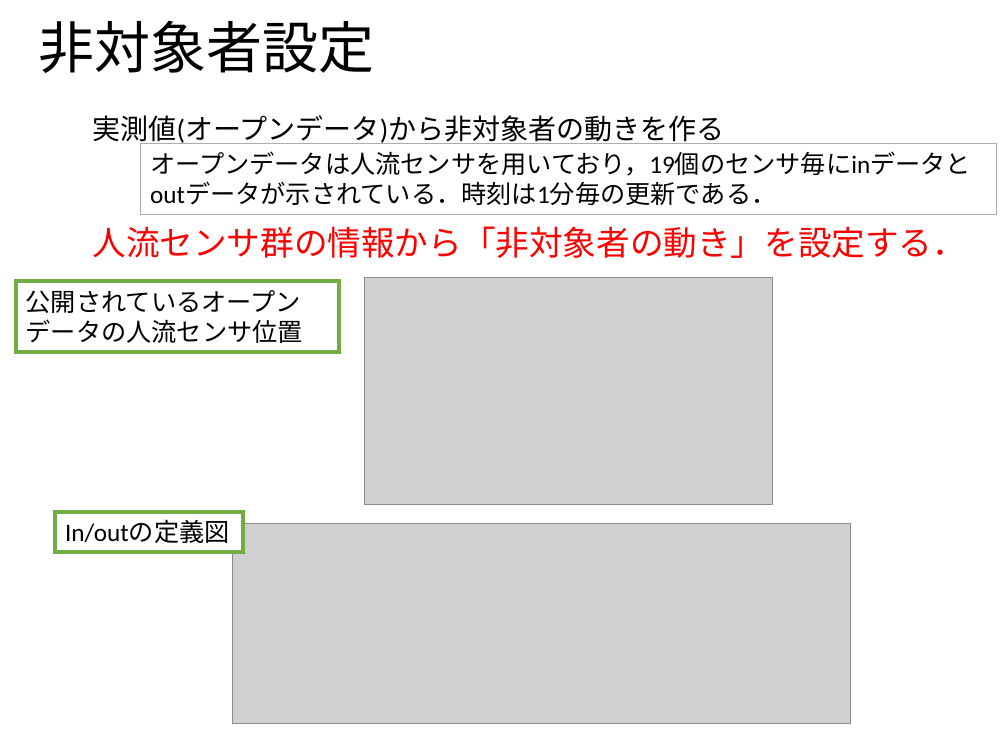
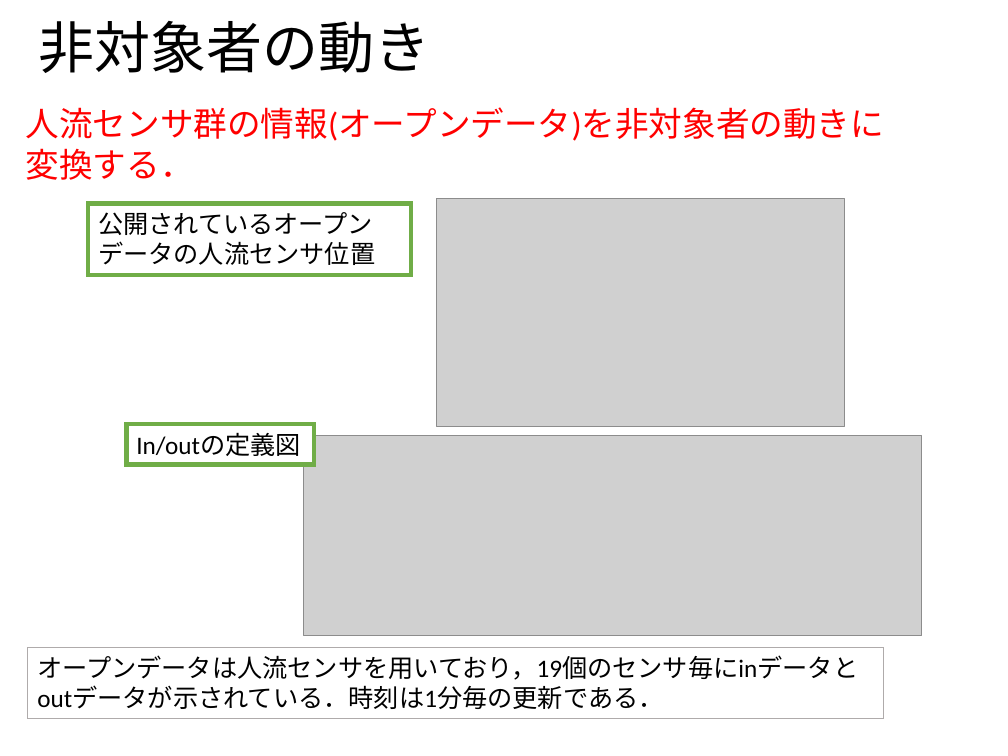
Before and after one commit to ao-megane/LplcOpenDataConverter, a slide deck: slide 14 of LplcOpenDataConverter/LplcOpenDataConverter/プレゼン/多地点カメラを用いた見守りサービスにおける第三者のプライバシデータ流出比の定量評価.pptx (slide 13 before the commit). Drawn at 1008x756 pixels with LibreOffice and Linux fonts; fonts in the diff are those of the drawing; grey boxes stand for pictures; background and template pictures are left out. Boxes give left, top, right and bottom in pixels: in the first picture for what was removed or moved away, otherwise in the second. Text is boxed around its words. In the diff, an @@ line names an element or a change of style, - is before the commit and + after.

```diff
--- a/LplcOpenDataConverter/LplcOpenDataConverter/プレゼン/多地点カメラを用いた見守りサービスにおける第三者のプライバシデータ流出比の定量評価.pptx
+++ b/LplcOpenDataConverter/LplcOpenDataConverter/プレゼン/多地点カメラを用いた見守りサービスにおける第三者のプライバシデータ流出比の定量評価.pptx
@@ title at (39,21,431,73): text changed @@
-非対象者設定
+非対象者の動き
@@ text at (26,107,884,180): text changed @@
-人流センサ群の情報から「非対象者の動き」を設定する．
+人流センサ群の情報(オープンデータ)を非対象者の動きに変換する．
@@ text removed at (92,115,724,147) @@
-実測値(オープンデータ)から非対象者の動きを作る
@@ rectangle "公開されているオープンデータの人流センサ位置": place and size @@
-rectangle "公開されているオープンデータの人流センサ位置" at (16,281,339,353)
+rectangle "公開されているオープンデータの人流センサ位置" at (88,204,410,275)
@@ picture: place and size @@
-picture at (365,277,772,505)
+picture at (436,199,844,426)
@@ rectangle "In/outの定義図": place and size @@
-rectangle "In/outの定義図" at (55,512,243,552)
+rectangle "In/outの定義図" at (126,424,313,465)
@@ picture: place and size @@
-picture at (232,523,850,724)
+picture at (303,435,921,636)
@@ rectangle "オープンデータは人流センサを用いており，19個のセンサ毎にinデータとoutデータが示されている．時刻は1分毎の更新であ ...": place and size @@
-rectangle "オープンデータは人流センサを用いており，19個のセンサ毎にinデータとoutデータが示されている．時刻は1分毎の更新であ ..." at (140,143,996,215)
+rectangle "オープンデータは人流センサを用いており，19個のセンサ毎にinデータとoutデータが示されている．時刻は1分毎の更新であ ..." at (27,647,883,719)
```
Also in this commit, not shown: 20 other slides changed, 2 slides added, 2 slides removed, 1 other file.
